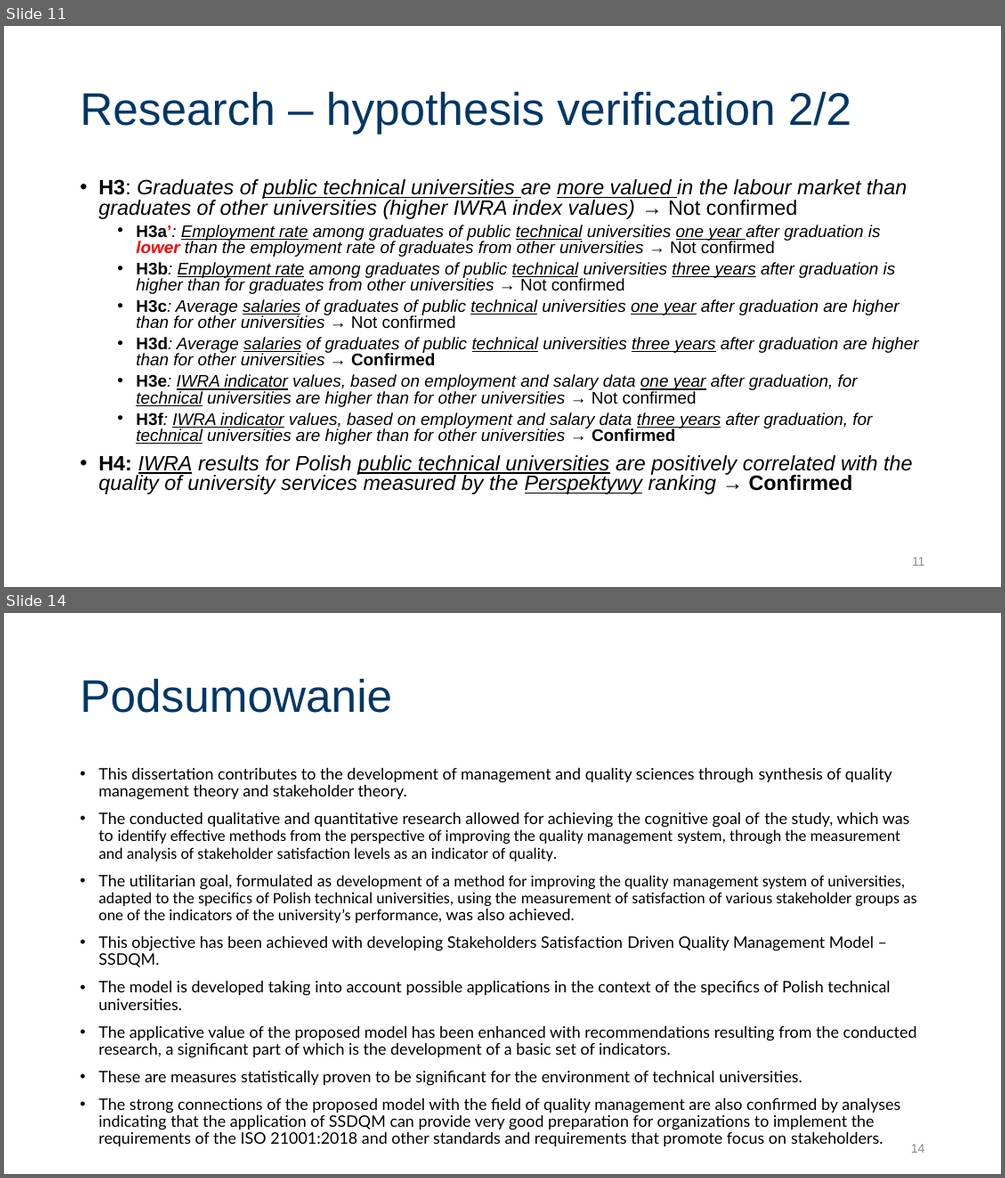
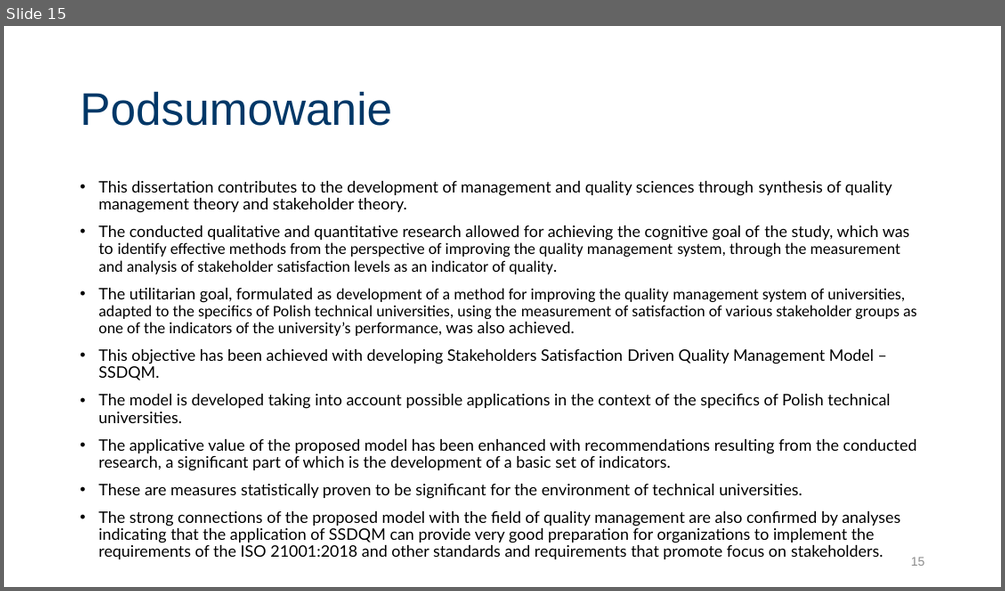
Before and after one commit to JeanPaulSzefler/doktorat_git, a slide deck: Obrona_JPSZEFLER/SSI_forHEI_QMS_PL_v0.1.pptx. Shown one above the other, each under a label of ours: slides 11 and 14 before the commit, slide 15 after it; the slides between them are not shown. The pictures are 1005x1178 and 1005x591 pixels, drawn with LibreOffice and Linux fonts; fonts in the diff are those of the drawing. Boxes give left, top, right and bottom in pixels: in the first picture for what was removed or moved away, otherwise in the second. Text is boxed around its words. In the diff, an @@ line names an element or a change of style, - is before the commit and + after.

```diff
--- a/Obrona_JPSZEFLER/SSI_forHEI_QMS_PL_v0.1.pptx
+++ b/Obrona_JPSZEFLER/SSI_forHEI_QMS_PL_v0.1.pptx
@@ slide 11 removed at [4, 26, 1001, 587], background #FFFFFF @@
@@ title removed at [80, 91, 851, 134] @@
-Research – hypothesis verification 2/2
@@ text removed at [98, 179, 919, 494] @@
-• H3: Graduates of public technical universities are more valued in the labour market than graduates of other universities (higher IWRA index values) → Not confirmed
-  • H3a’: Employment rate among graduates of public technical universities one year after graduation is lower than the employment rate of graduates from other universities → Not confirmed
-  • H3b: Employment rate among graduates of public technical universities three years after graduation is higher than for graduates from other universities → Not confirmed
-  • H3c: Average salaries of graduates of public technical universities one year after graduation are higher than for other universities → Not confirmed
-  • H3d: Average salaries of graduates of public technical universities three years after graduation are higher than for other universities → Confirmed
-  • H3e: IWRA indicator values, based on employment and salary data one year after graduation, for technical universities are higher than for other universities → Not confirmed
-  • H3f: IWRA indicator values, based on employment and salary data three years after graduation, for technical universities are higher than for other universities → Confirmed
-• H4: IWRA results for Polish public technical universities are positively correlated with the quality of university services measured by the Perspektywy ranking → Confirmed
@@ page number removed at [912, 556, 924, 565] @@
-11
@@ what was slide 14 is now slide 15 @@
@@ page number at [911, 556, 925, 565]: text changed @@
-14
+15
```
Also in this commit, not shown: 5 slides changed, 4 slides added, 2 other slides removed, 5 other files.
